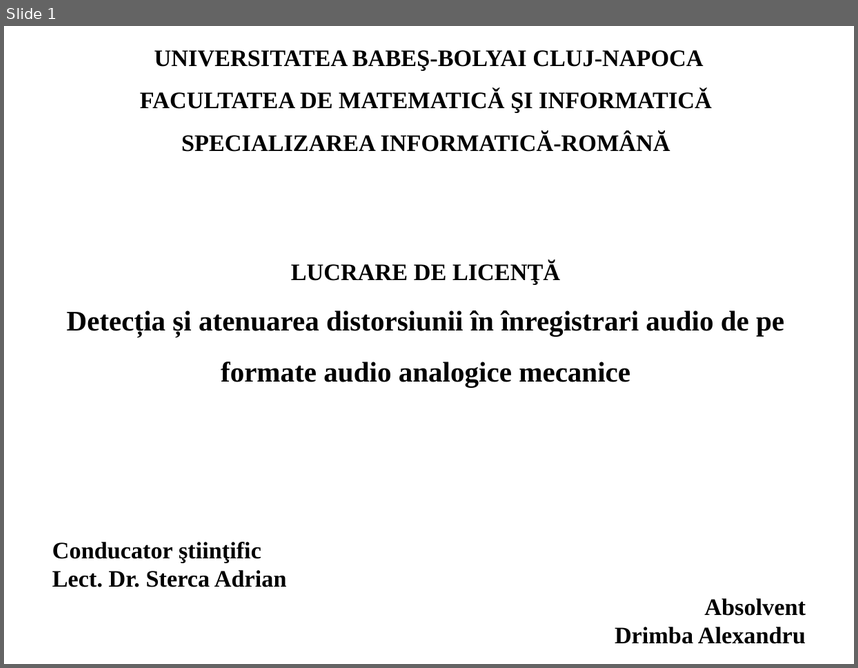
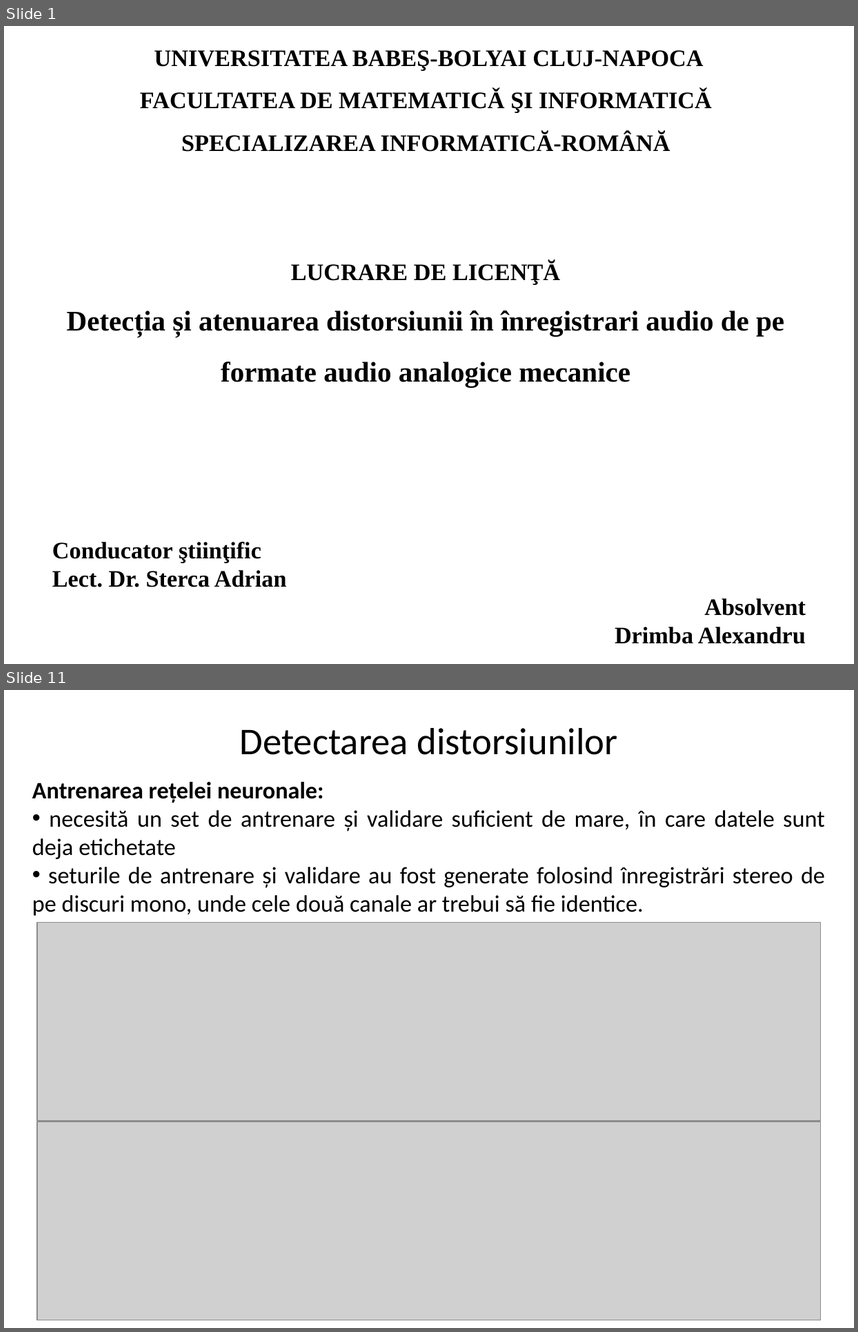
Before and after one commit to DrimbaAlexandru/Discuri, a slide deck: docs/Prezentare.pptx. Shown one above the other, each under a label of ours: slide 1 before the commit, slides 1 and 11 after it; the slides between them are not shown. The pictures are 858x668 and 858x1332 pixels, drawn with LibreOffice and Linux fonts; fonts in the diff are those of the drawing; grey boxes stand for pictures. Boxes give left, top, right and bottom in pixels: in the first picture for what was removed or moved away, otherwise in the second. Text is boxed around its words. In the diff, an @@ line names an element or a change of style, - is before the commit and + after.

```diff
--- a/docs/Prezentare.pptx
+++ b/docs/Prezentare.pptx
@@ slide 11 added at [4, 690, 854, 1328], background #FFFFFF @@
@@ text added at [239, 728, 617, 755], 32 pt, text #000000 @@
+Detectarea distorsiunilor
@@ text added at [32, 782, 825, 916], 20 pt, text #000000 @@
+Antrenarea rețelei neuronale:
+• necesită un set de antrenare și validare suficient de mare, în care datele sunt deja etichetate
+• seturile de antrenare și validare au fost generate folosind înregistrări stereo de pe discuri mono, unde cele două canale ar trebui să fie identice.
@@ picture added at [37, 922, 821, 1120] @@
@@ picture added at [37, 1122, 821, 1320] @@
```
Also in this commit, not shown: 7 slides changed, 5 other slides added, 1 slide removed.
